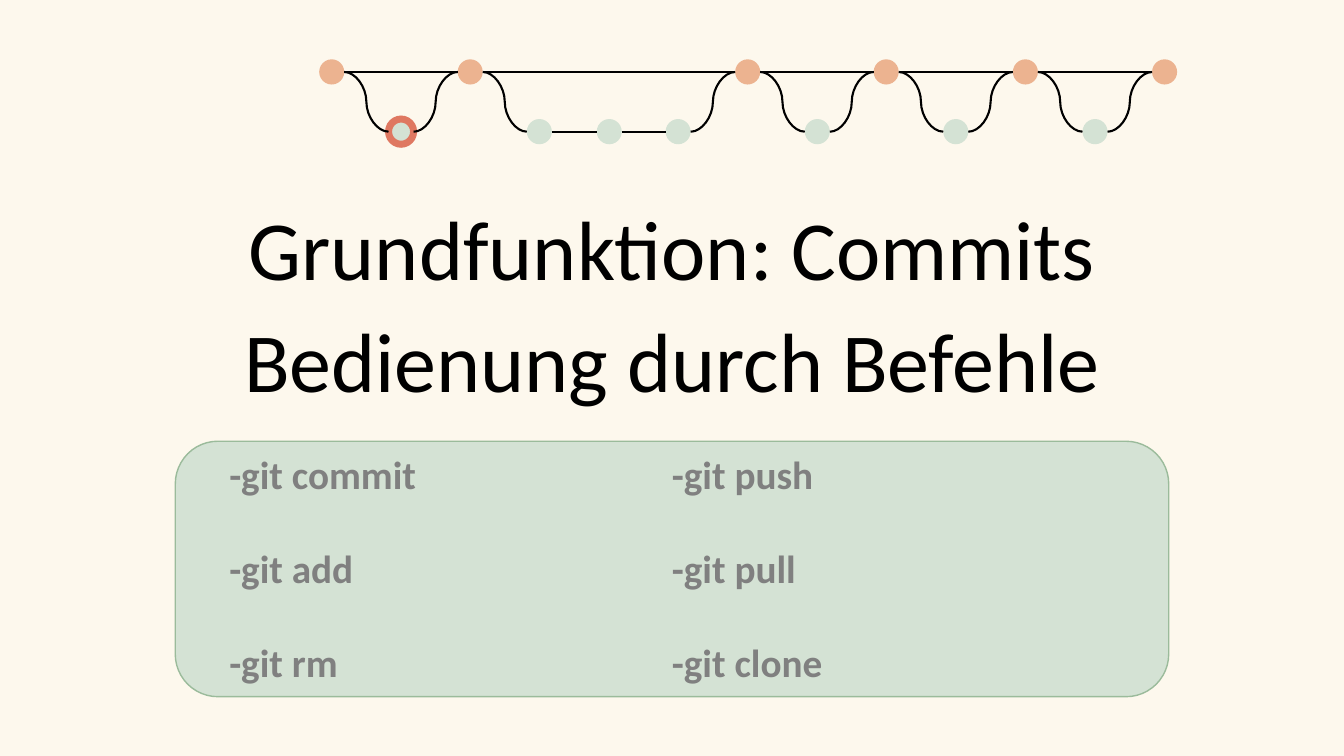
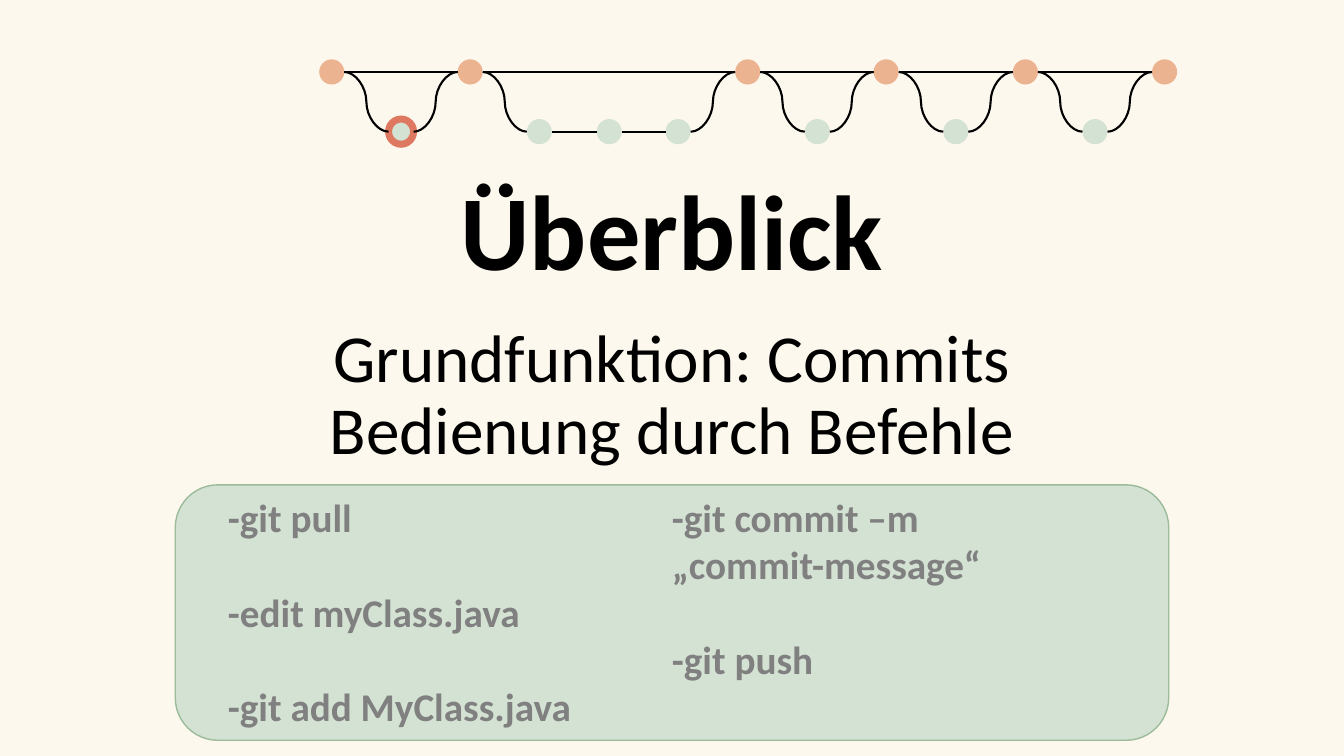
Before and after one commit to coloph0nius/SWEN, a slide deck: slide 3 of GITDesign.pptx (slide 4 before the commit). Drawn at 1344x756 pixels with LibreOffice and Linux fonts; fonts in the diff are those of the drawing; background and template pictures are left out. Boxes give left, top, right and bottom in pixels: in the first picture for what was removed or moved away, otherwise in the second. Text is boxed around its words. In the diff, an @@ line names an element or a change of style, - is before the commit and + after.

```diff
--- a/GITDesign.pptx
+++ b/GITDesign.pptx
@@ text added at (x1=461, y1=183, x2=883, y2=271), 76 pt, text #000000, bold @@
+Überblick
@@ text "Grundfunktion: Commits" at (x1=333, y1=335, x2=1010, y2=383): size 60 to 48 pt @@
@@ text "Grundfunktion: Commits" moved from (x1=249, y1=221, x2=1094, y2=281) to (x1=333, y1=335, x2=1010, y2=383) @@
@@ text "Bedienung durch Befehle" moved from (x1=244, y1=333, x2=1099, y2=407) to (x1=330, y1=407, x2=1014, y2=466) @@
@@ text "Bedienung durch Befehle" at (x1=330, y1=407, x2=1014, y2=466): size 60 to 48 pt @@
@@ rounded rectangle moved from (x1=175, y1=442, x2=1170, y2=697) to (x1=175, y1=485, x2=1170, y2=740) @@
@@ text at (x1=228, y1=504, x2=571, y2=728): text changed @@
--git commit
--git add
--git rm
+-git pull
+-edit myClass.java
+-git add MyClass.java
@@ text "-git commit –m „commit-message“" moved from (x1=672, y1=461, x2=823, y2=684) to (x1=672, y1=505, x2=981, y2=681) @@
@@ text at (x1=672, y1=505, x2=981, y2=586): paragraph added @@
+-git commit –m „commit-message“
@@ text at (x1=672, y1=555, x2=823, y2=684): paragraphs removed @@
--git pull
--git clone
```
Also in this commit, not shown: 9 other slides changed, 14 slides removed.
